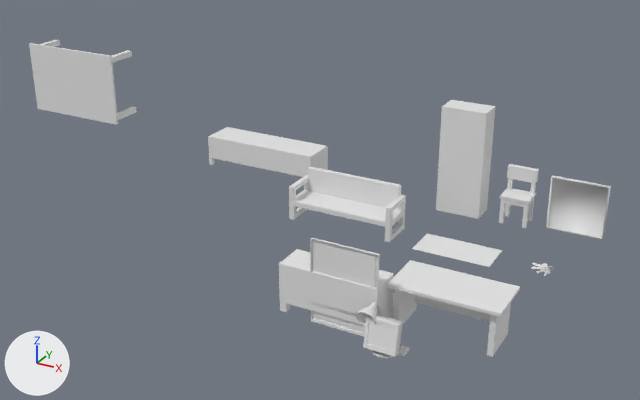
The FBX model Assets/Master/FBXs/publication_office.fbx as it was, and as the next commit left it.
Before and after are seen from a 50 mm camera at (8.45, -18.46, 12.91) aimed at (-3.68, 3.59, 1.89). Every picture has the same lights, and +X, +Y and +Z are marked at lower left. The older version comes first. Materials are left out; every surface is plain grey. Where no turn or scale is listed for an object, it has been applied to the vertices.

Names of what the first picture shows: 'msh_Keys', 'msh_OfficeBigTable', 'msh_OfficeBookshelf', 'msh_OfficeChair', 'msh_OfficePinboard', 'msh_OfficeRug', 'msh_OfficeSofa', 'msh_OfficeTable', 'msh_OfficeWideCabinet', 'msh_coffeeTable', 'msh_keyboard', 'msh_lamp', 'msh_lowShelf', 'msh_monitor', 'msh_pinBoard', 'msh_rug', 'msh_scatteredBooks'.
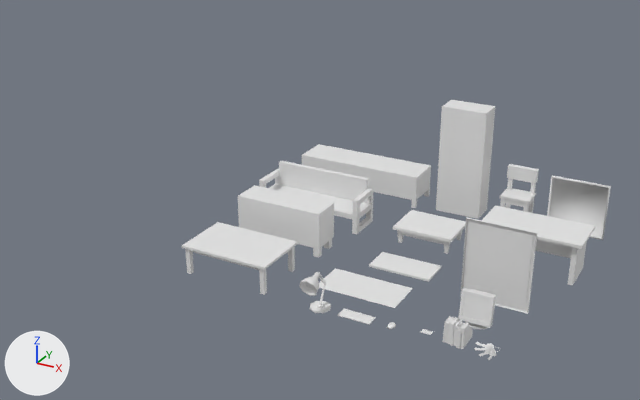
Where the change shows, as pixel boxes [x1, y1, x2, y2] in the pictures (640 x 400 px):
'msh_OfficeBigTable', moved, turned
    before: [29, 40, 137, 125]
    after: [182, 222, 298, 295]
'msh_lowShelf', moved
    before: [279, 249, 393, 325]
    after: [238, 185, 334, 257]
'msh_OfficeTable', moved
    before: [387, 260, 520, 357]
    after: [482, 205, 595, 285]
'msh_pinBoard', moved
    before: [310, 238, 380, 332]
    after: [460, 217, 537, 314]
'msh_OfficeWideCabinet', moved
    before: [208, 127, 328, 177]
    after: [302, 144, 431, 208]
'msh_OfficeSofa', moved
    before: [289, 167, 406, 242]
    after: [259, 161, 373, 234]
'msh_OfficeRug', moved
    before: [412, 233, 502, 267]
    after: [319, 268, 413, 308]
'msh_monitor', moved
    before: [363, 315, 403, 358]
    after: [458, 288, 496, 329]
'msh_coffeeTable', moved (mostly hidden before)
    before: [311, 293, 394, 316]
    after: [393, 210, 466, 254]
'msh_rug', moved (mostly hidden before)
    before: [311, 318, 364, 337]
    after: [369, 252, 441, 282]
'msh_lamp', moved
    before: [356, 302, 378, 326]
    after: [300, 272, 320, 296]
'msh_scatteredBooks', moved (mostly hidden before)
    before: [357, 325, 365, 335]
    after: [442, 316, 470, 349]
'msh_keyboard', moved (mostly hidden before)
    before: [398, 345, 411, 356]
    after: [338, 309, 376, 325]
'msh_Keys', moved
    before: [531, 263, 553, 276]
    after: [474, 342, 500, 360]
'msh_fileBox', moved (not visible before)
    after: [448, 322, 473, 349]
'msh_note', moved (not visible before)
    after: [421, 329, 433, 335]

Diff of the bpy script that builds the scene:
```diff
--- a/Assets/Master/FBXs/publication_office.fbx.py
+++ b/Assets/Master/FBXs/publication_office.fbx.py
@@ ob_msh_keys @@
 ob_msh_keys = bpy.data.objects.new('msh_Keys', me_circle_004)
-ob_msh_keys.location = (3.0, 6.0, 0.0)
+ob_msh_keys.location = (3.0, 0.9, 0.0)
@@ ob_msh_officerug @@
 ob_msh_officerug = bpy.data.objects.new('msh_OfficeRug', me_plane_024)
-ob_msh_officerug.location = (0.0, 6.0, 0.0)
+ob_msh_officerug.location = (-1.53, 2.34, 0.0)
 ob_msh_officerug.rotation_euler = (-1.571, 0.0, -3.142)  # degrees (-90, 0, -180)
@@ ob_msh_monitor @@
 ob_msh_monitor = bpy.data.objects.new('msh_monitor', me_cube)
-ob_msh_monitor.location = (0.0, 0.0, 0.0)
+ob_msh_monitor.location = (1.66, 2.49, 0.0)
@@ ob_msh_officesofa @@
 ob_msh_officesofa = bpy.data.objects.new('msh_OfficeSofa', me_plane_008)
-ob_msh_officesofa.location = (-4.0, 6.0, 0.0)
+ob_msh_officesofa.location = (-5.19, 6.0, 0.0)
 ob_msh_officesofa.rotation_euler = (-1.571, 0.0, -3.142)  # degrees (-90, 0, -180)
@@ ob_msh_pinboard @@
 ob_msh_pinboard = bpy.data.objects.new('msh_pinBoard', me_plane_019)
-ob_msh_pinboard.location = (0.0, 0.0, 0.0)
+ob_msh_pinboard.location = (3.18, 3.21, 0.0)
@@ ob_msh_officebigtable @@
 ob_msh_officebigtable = bpy.data.objects.new('msh_OfficeBigTable', me_plane_006)
-ob_msh_officebigtable.location = (-9.0, 0.0, 6.0)
-ob_msh_officebigtable.rotation_euler = (0.0, -3.142, 0.0)  # degrees (0, -180, 0)
+ob_msh_officebigtable.location = (-5.25, 1.43, 0.01)
+ob_msh_officebigtable.rotation_euler = (1.571, -3.142, 0.0)  # degrees (90, -180, 0)
 ob_msh_officebigtable.scale = (-1.0, -1.0, -1.0)
@@ ob_msh_keyboard @@
 ob_msh_keyboard = bpy.data.objects.new('msh_keyboard', me_plane)
-ob_msh_keyboard.location = (0.0, 0.0, 0.0)
+ob_msh_keyboard.location = (-1.46, 0.95, 0.0)
@@ ob_msh_officewidecabinet @@
 ob_msh_officewidecabinet = bpy.data.objects.new('msh_OfficeWideCabinet', me_plane_010)
-ob_msh_officewidecabinet.location = (-9.0, 9.0, 0.0)
+ob_msh_officewidecabinet.location = (-4.76, 9.0, 0.0)
 ob_msh_officewidecabinet.rotation_euler = (-1.571, 0.0, -3.142)  # degrees (-90, 0, -180)
@@ ob_msh_lowshelf @@
 ob_msh_lowshelf = bpy.data.objects.new('msh_lowShelf', me_plane_017)
-ob_msh_lowshelf.location = (0.0, 0.0, 0.0)
+ob_msh_lowshelf.location = (-3.6, 3.37, 0.0)
@@ ob_msh_filebox @@
 ob_msh_filebox = bpy.data.objects.new('msh_fileBox', me_plane_002)
-ob_msh_filebox.location = (0.0, 0.0, 0.0)
+ob_msh_filebox.location = (2.21, 0.64, 0.0)
@@ ob_msh_lamp @@
 ob_msh_lamp = bpy.data.objects.new('msh_lamp', me_circle_003)
-ob_msh_lamp.location = (0.0, -0.31, 1.08)
+ob_msh_lamp.location = (-2.08, 0.38, 1.08)
@@ ob_msh_scatteredbooks @@
 ob_msh_scatteredbooks = bpy.data.objects.new('msh_scatteredBooks', me_plane_021)
-ob_msh_scatteredbooks.location = (0.0, 0.0, 0.0)
+ob_msh_scatteredbooks.location = (2.21, 0.64, 0.0)
@@ ob_msh_officetable @@
 ob_msh_officetable = bpy.data.objects.new('msh_OfficeTable', me_plane_025)
-ob_msh_officetable.location = (1.6, 1.3, 0.0)
+ob_msh_officetable.location = (2.46, 6.06, 0.0)
 ob_msh_officetable.rotation_euler = (-1.571, 0.0, -3.142)  # degrees (-90, 0, -180)
@@ ob_msh_rug @@
 ob_msh_rug = bpy.data.objects.new('msh_rug', me_plane_018)
-ob_msh_rug.location = (0.0, 0.0, 0.0)
+ob_msh_rug.location = (0.0, 3.67, 0.0)
@@ ob_msh_coffeetable @@
 ob_msh_coffeetable = bpy.data.objects.new('msh_coffeeTable', me_plane_014)
-ob_msh_coffeetable.location = (0.0, 0.0, 0.0)
+ob_msh_coffeetable.location = (0.0, 5.42, 0.0)
@@ ob_msh_note @@
 ob_msh_note = bpy.data.objects.new('msh_note', me_plane_012)
-ob_msh_note.location = (0.0, 0.0, 0.0)
+ob_msh_note.location = (1.06, 0.91, 0.0)
```
